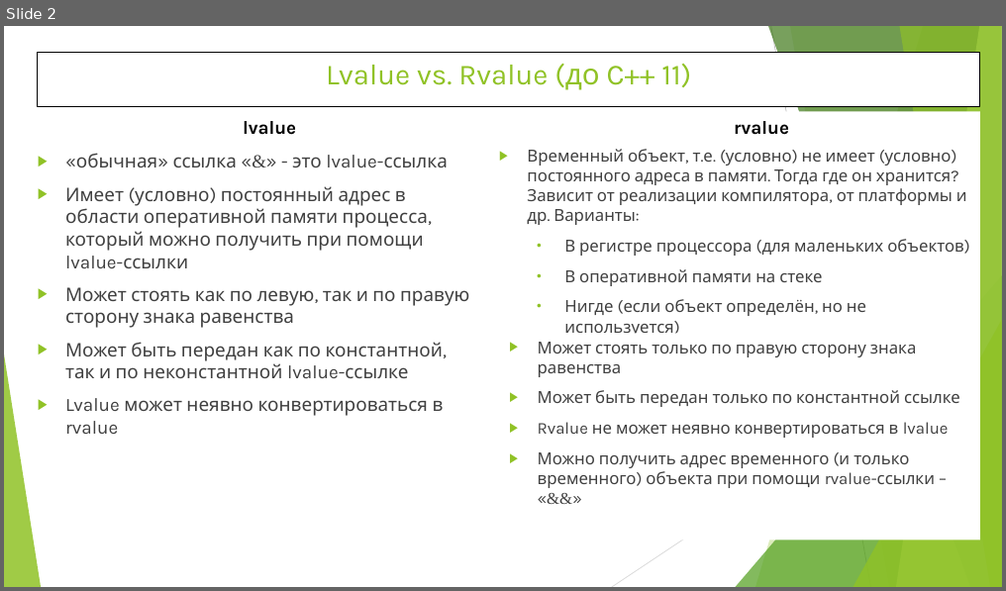
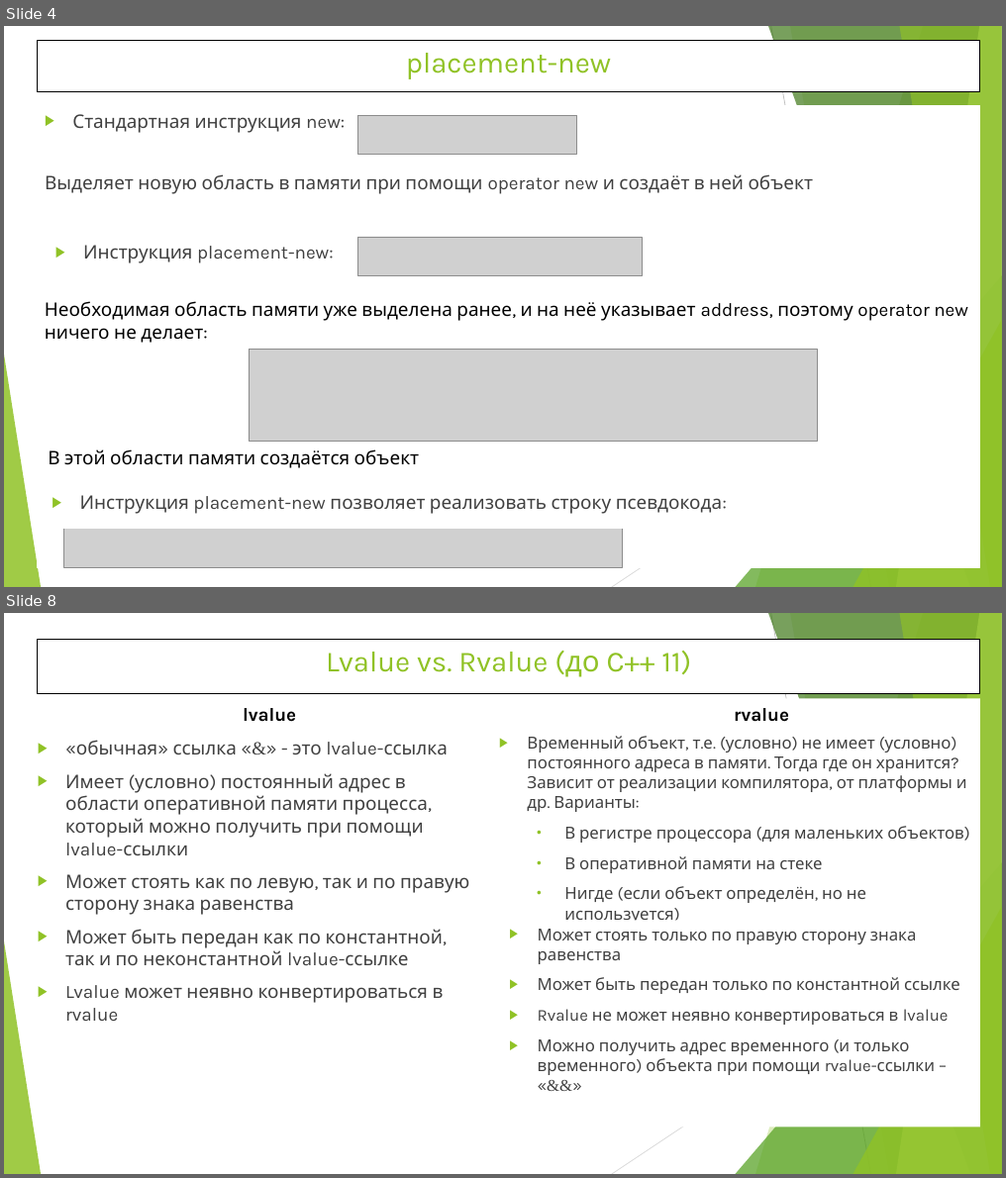
Before and after one commit to WhiteCatStudies/lectures, a slide deck: pt1/lectures/lecture6/lecture6.pptx. Shown one above the other, each under a label of ours: slide 2 before the commit, slides 4 and 8 after it; the slides between them are not shown. The pictures are 1006x591 and 1006x1178 pixels, drawn with LibreOffice and Linux fonts; fonts in the diff are those of the drawing; grey boxes stand for pictures. Boxes give left, top, right and bottom in pixels: in the first picture for what was removed or moved away, otherwise in the second. Text is boxed around its words. In the diff, an @@ line names an element or a change of style, - is before the commit and + after.

```diff
--- a/pt1/lectures/lecture6/lecture6.pptx
+++ b/pt1/lectures/lecture6/lecture6.pptx
@@ slide 4 added at [4, 26, 1002, 587], background #FFFFFF; not listed: 10 template elements that a slide beside it also shows @@
@@ title added at [37, 40, 980, 92], fill #FFFFFF, outline #000000 0.75 pt, 28 pt, text #90C226 @@
+placement-new
@@ rectangle added at [37, 106, 980, 568], fill #FFFFFF, outline #FFFFFF 1.5 pt @@
@@ text added at [72, 114, 345, 133], 18 pt, text #404040 @@
+▶ Стандартная инструкция new:
@@ picture added at [358, 116, 577, 155] @@
@@ text added at [45, 174, 814, 194], 18 pt, text #404040 @@
+Выделяет новую область в памяти при помощи operator new и создаёт в ней объект
@@ text added at [83, 245, 334, 264], 18 pt, text #404040 @@
+▶ Инструкция placement-new:
@@ picture added at [358, 237, 642, 276] @@
@@ rectangle added at [37, 294, 980, 348], fill #FFFFFF, 18 pt, text #000000 @@
+Необходимая область памяти уже выделена ранее, и на неё указывает address, поэтому operator new ничего не делает:
@@ picture added at [249, 350, 818, 442] @@
@@ rectangle added at [41, 443, 980, 472], fill #FFFFFF, 18 pt, text #000000 @@
+В этой области памяти создаётся объект
@@ rectangle added at [45, 487, 976, 529], fill #FFFFFF, 18 pt, text #404040 @@
+▶ Инструкция placement-new позволяет реализовать строку псевдокода:
@@ picture added at [63, 529, 622, 568] @@
@@ what was slide 2 is now slide 8 @@
```
Also in this commit, not shown: 1 slide changed, 5 other slides added, 35 other files.
